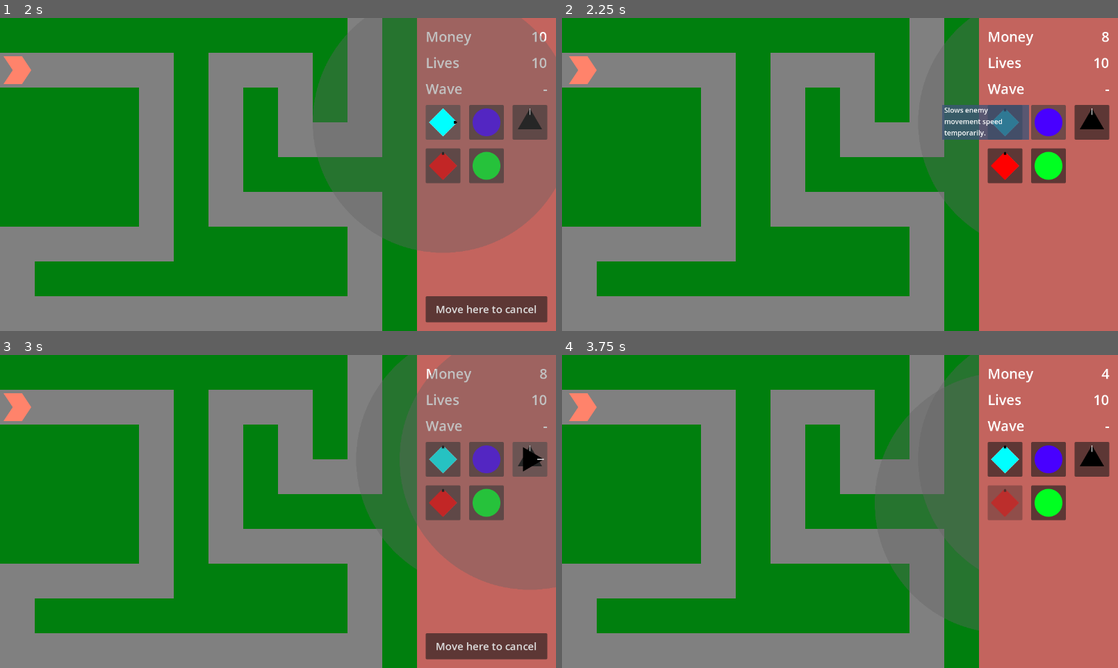
Above: before the commit, frames 1-4 (two rows, left to right).
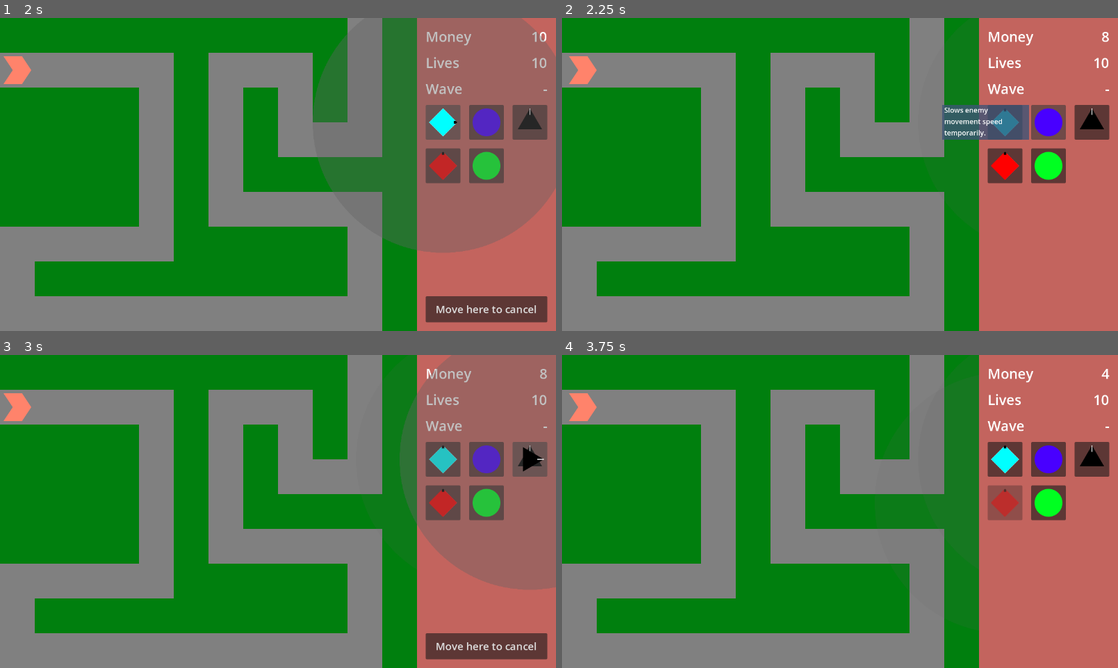
Above: after the commit, the same moments.

Repository: phrasmotica/godot-tower-defence
Game: Godot game, scene res://scenes/game.tscn
Two runs of this game, one before a commit and one after it. Both use one fixed random seed, a clock stepped at 60 frames per second and the inputs below.
Inputs (mouse positions are in pixels of both pictures, inside the frame that each line leads up to):
- Up to frame 1 (2 s): click "Play path 0" at 0.5 s; click (444, 121) at 1.25 s
- Up to frame 2 (2.25 s): click (1051, 121) at 2 s
- Up to frame 3 (3 s): click (528, 458) at 2.75 s
- Up to frame 4 (3.75 s): click (1006, 502) at 3.5 s

Frame 1 is identical in both runs. In frame 2, 3.4% of the frame differs, in the area x 65-75%, y 0-69%; in frame 3, 3.2%; in frame 4, 7.2%, in the area x 56-75%, y 0-88%.

Commit message:
Move range node underneath level manager, so that its scale can be adjusted when we change the base tower level's projectile range stat

Diff:
--- a/scenes/cannon_tower.tscn
+++ b/scenes/cannon_tower.tscn
@@ -14,6 +14,21 @@
 [sub_resource type="RectangleShape2D" id="RectangleShape2D_p0cbx"]
 size = Vector2(64, 64)
 
+[sub_resource type="AtlasTexture" id="AtlasTexture_fxpcc"]
+atlas = ExtResource("3_so6nu")
+region = Rect2(0, 0, 72, 72)
+
+[sub_resource type="SpriteFrames" id="SpriteFrames_7prn5"]
+animations = [{
+"frames": [{
+"duration": 1.0,
+"texture": SubResource("AtlasTexture_fxpcc")
+}],
+"loop": true,
+"name": &"default",
+"speed": 5.0
+}]
+
 [sub_resource type="AtlasTexture" id="AtlasTexture_xedab"]
 atlas = ExtResource("2_mmj6w")
 region = Rect2(0, 0, 2000, 2000)
@@ -23,21 +38,6 @@
 "frames": [{
 "duration": 1.0,
 "texture": SubResource("AtlasTexture_xedab")
-}],
-"loop": true,
-"name": &"default",
-"speed": 5.0
-}]
-
-[sub_resource type="AtlasTexture" id="AtlasTexture_fxpcc"]
-atlas = ExtResource("3_so6nu")
-region = Rect2(0, 0, 72, 72)
-
-[sub_resource type="SpriteFrames" id="SpriteFrames_7prn5"]
-animations = [{
-"frames": [{
-"duration": 1.0,
-"texture": SubResource("AtlasTexture_fxpcc")
 }],
 "loop": true,
 "name": &"default",
@@ -290,12 +290,6 @@
 [node name="CollisionShape" type="CollisionShape2D" parent="CollisionArea"]
 shape = SubResource("RectangleShape2D_p0cbx")
 
-[node name="Range" type="Node2D" parent="."]
-
-[node name="RangeSprite" type="AnimatedSprite2D" parent="Range"]
-scale = Vector2(0.3, 0.3)
-sprite_frames = SubResource("SpriteFrames_ocubu")
-
 [node name="Selection" type="Node2D" parent="."]
 visible = false
 
@@ -323,6 +317,12 @@
 [node name="Levels" type="Node2D" parent="." node_paths=PackedStringArray("base_level")]
 script = ExtResource("5_3jave")
 base_level = NodePath("Level0")
+
+[node name="Range" type="Node2D" parent="Levels"]
+
+[node name="RangeSprite" type="AnimatedSprite2D" parent="Levels/Range"]
+scale = Vector2(0.3, 0.3)
+sprite_frames = SubResource("SpriteFrames_ocubu")
 
 [node name="FiringLine" parent="Levels" instance=ExtResource("6_ngtcq")]
 
--- a/scenes/gun_tower.tscn
+++ b/scenes/gun_tower.tscn
@@ -16,6 +16,21 @@
 [sub_resource type="RectangleShape2D" id="RectangleShape2D_p0cbx"]
 size = Vector2(64, 64)
 
+[sub_resource type="AtlasTexture" id="AtlasTexture_fxpcc"]
+atlas = ExtResource("3_ksutm")
+region = Rect2(0, 0, 72, 72)
+
+[sub_resource type="SpriteFrames" id="SpriteFrames_7prn5"]
+animations = [{
+"frames": [{
+"duration": 1.0,
+"texture": SubResource("AtlasTexture_fxpcc")
+}],
+"loop": true,
+"name": &"default",
+"speed": 5.0
+}]
+
 [sub_resource type="AtlasTexture" id="AtlasTexture_xedab"]
 atlas = ExtResource("2_ryqgt")
 region = Rect2(0, 0, 2000, 2000)
@@ -25,21 +40,6 @@
 "frames": [{
 "duration": 1.0,
 "texture": SubResource("AtlasTexture_xedab")
-}],
-"loop": true,
-"name": &"default",
-"speed": 5.0
-}]
-
-[sub_resource type="AtlasTexture" id="AtlasTexture_fxpcc"]
-atlas = ExtResource("3_ksutm")
-region = Rect2(0, 0, 72, 72)
-
-[sub_resource type="SpriteFrames" id="SpriteFrames_7prn5"]
-animations = [{
-"frames": [{
-"duration": 1.0,
-"texture": SubResource("AtlasTexture_fxpcc")
 }],
 "loop": true,
 "name": &"default",
@@ -307,12 +307,6 @@
 [node name="CollisionShape" type="CollisionShape2D" parent="CollisionArea"]
 shape = SubResource("RectangleShape2D_p0cbx")
 
-[node name="Range" type="Node2D" parent="."]
-
-[node name="RangeSprite" type="AnimatedSprite2D" parent="Range"]
-scale = Vector2(0.3, 0.3)
-sprite_frames = SubResource("SpriteFrames_ocubu")
-
 [node name="Selection" type="Node2D" parent="."]
 visible = false
 
@@ -340,6 +334,12 @@
 [node name="Levels" type="Node2D" parent="." node_paths=PackedStringArray("base_level")]
 script = ExtResource("4_4tss6")
 base_level = NodePath("Level0")
+
+[node name="Range" type="Node2D" parent="Levels"]
+
+[node name="RangeSprite" type="AnimatedSprite2D" parent="Levels/Range"]
+scale = Vector2(0.3, 0.3)
+sprite_frames = SubResource("SpriteFrames_ocubu")
 
 [node name="FiringLine" parent="Levels" instance=ExtResource("6_dxx5i")]
 
--- a/scenes/poison_tower.tscn
+++ b/scenes/poison_tower.tscn
@@ -14,6 +14,21 @@
 [sub_resource type="RectangleShape2D" id="RectangleShape2D_p0cbx"]
 size = Vector2(64, 64)
 
+[sub_resource type="AtlasTexture" id="AtlasTexture_fxpcc"]
+atlas = ExtResource("3_lbivy")
+region = Rect2(0, 0, 72, 72)
+
+[sub_resource type="SpriteFrames" id="SpriteFrames_7prn5"]
+animations = [{
+"frames": [{
+"duration": 1.0,
+"texture": SubResource("AtlasTexture_fxpcc")
+}],
+"loop": true,
+"name": &"default",
+"speed": 5.0
+}]
+
 [sub_resource type="AtlasTexture" id="AtlasTexture_xedab"]
 atlas = ExtResource("2_tlln0")
 region = Rect2(0, 0, 2000, 2000)
@@ -23,21 +38,6 @@
 "frames": [{
 "duration": 1.0,
 "texture": SubResource("AtlasTexture_xedab")
-}],
-"loop": true,
-"name": &"default",
-"speed": 5.0
-}]
-
-[sub_resource type="AtlasTexture" id="AtlasTexture_fxpcc"]
-atlas = ExtResource("3_lbivy")
-region = Rect2(0, 0, 72, 72)
-
-[sub_resource type="SpriteFrames" id="SpriteFrames_7prn5"]
-animations = [{
-"frames": [{
-"duration": 1.0,
-"texture": SubResource("AtlasTexture_fxpcc")
 }],
 "loop": true,
 "name": &"default",
@@ -290,12 +290,6 @@
 [node name="CollisionShape" type="CollisionShape2D" parent="CollisionArea"]
 shape = SubResource("RectangleShape2D_p0cbx")
 
-[node name="Range" type="Node2D" parent="."]
-
-[node name="RangeSprite" type="AnimatedSprite2D" parent="Range"]
-scale = Vector2(0.2, 0.2)
-sprite_frames = SubResource("SpriteFrames_ocubu")
-
 [node name="Selection" type="Node2D" parent="."]
 visible = false
 
@@ -323,6 +317,12 @@
 [node name="Levels" type="Node2D" parent="." node_paths=PackedStringArray("base_level")]
 script = ExtResource("5_aaghm")
 base_level = NodePath("Level0")
+
+[node name="Range" type="Node2D" parent="Levels"]
+
+[node name="RangeSprite" type="AnimatedSprite2D" parent="Levels/Range"]
+scale = Vector2(0.2, 0.2)
+sprite_frames = SubResource("SpriteFrames_ocubu")
 
 [node name="FiringLine" parent="Levels" instance=ExtResource("6_2ba6q")]
 visible = false
--- a/scenes/slow_tower.tscn
+++ b/scenes/slow_tower.tscn
@@ -17,6 +17,21 @@
 [sub_resource type="RectangleShape2D" id="RectangleShape2D_p0cbx"]
 size = Vector2(64, 64)
 
+[sub_resource type="AtlasTexture" id="AtlasTexture_fxpcc"]
+atlas = ExtResource("3_c5d30")
+region = Rect2(0, 0, 72, 72)
+
+[sub_resource type="SpriteFrames" id="SpriteFrames_7prn5"]
+animations = [{
+"frames": [{
+"duration": 1.0,
+"texture": SubResource("AtlasTexture_fxpcc")
+}],
+"loop": true,
+"name": &"default",
+"speed": 5.0
+}]
+
 [sub_resource type="AtlasTexture" id="AtlasTexture_xedab"]
 atlas = ExtResource("2_oryv4")
 region = Rect2(0, 0, 2000, 2000)
@@ -26,21 +41,6 @@
 "frames": [{
 "duration": 1.0,
 "texture": SubResource("AtlasTexture_xedab")
-}],
-"loop": true,
-"name": &"default",
-"speed": 5.0
-}]
-
-[sub_resource type="AtlasTexture" id="AtlasTexture_fxpcc"]
-atlas = ExtResource("3_c5d30")
-region = Rect2(0, 0, 72, 72)
-
-[sub_resource type="SpriteFrames" id="SpriteFrames_7prn5"]
-animations = [{
-"frames": [{
-"duration": 1.0,
-"texture": SubResource("AtlasTexture_fxpcc")
 }],
 "loop": true,
 "name": &"default",
@@ -323,12 +323,6 @@
 [node name="CollisionShape" type="CollisionShape2D" parent="CollisionArea"]
 shape = SubResource("RectangleShape2D_p0cbx")
 
-[node name="Range" type="Node2D" parent="."]
-
-[node name="RangeSprite" type="AnimatedSprite2D" parent="Range"]
-scale = Vector2(0.2, 0.2)
-sprite_frames = SubResource("SpriteFrames_ocubu")
-
 [node name="Selection" type="Node2D" parent="."]
 visible = false
 
@@ -356,6 +350,12 @@
 [node name="Levels" type="Node2D" parent="." node_paths=PackedStringArray("base_level")]
 script = ExtResource("5_t5pdt")
 base_level = NodePath("Level0")
+
+[node name="Range" type="Node2D" parent="Levels"]
+
+[node name="RangeSprite" type="AnimatedSprite2D" parent="Levels/Range"]
+scale = Vector2(0.2, 0.2)
+sprite_frames = SubResource("SpriteFrames_ocubu")
 
 [node name="FiringLine" parent="Levels" instance=ExtResource("6_bxxxn")]
 visible = false
--- a/scenes/sniper_tower.tscn
+++ b/scenes/sniper_tower.tscn
@@ -13,6 +13,21 @@
 [sub_resource type="RectangleShape2D" id="RectangleShape2D_p0cbx"]
 size = Vector2(64, 64)
 
+[sub_resource type="AtlasTexture" id="AtlasTexture_fxpcc"]
+atlas = ExtResource("3_sg6wu")
+region = Rect2(0, 0, 72, 72)
+
+[sub_resource type="SpriteFrames" id="SpriteFrames_7prn5"]
+animations = [{
+"frames": [{
+"duration": 1.0,
+"texture": SubResource("AtlasTexture_fxpcc")
+}],
+"loop": true,
+"name": &"default",
+"speed": 5.0
+}]
+
 [sub_resource type="AtlasTexture" id="AtlasTexture_xedab"]
 atlas = ExtResource("2_nvfga")
 region = Rect2(0, 0, 2000, 2000)
@@ -22,21 +37,6 @@
 "frames": [{
 "duration": 1.0,
 "texture": SubResource("AtlasTexture_xedab")
-}],
-"loop": true,
-"name": &"default",
-"speed": 5.0
-}]
-
-[sub_resource type="AtlasTexture" id="AtlasTexture_fxpcc"]
-atlas = ExtResource("3_sg6wu")
-region = Rect2(0, 0, 72, 72)
-
-[sub_resource type="SpriteFrames" id="SpriteFrames_7prn5"]
-animations = [{
-"frames": [{
-"duration": 1.0,
-"texture": SubResource("AtlasTexture_fxpcc")
 }],
 "loop": true,
 "name": &"default",
@@ -285,12 +285,6 @@
 [node name="CollisionShape" type="CollisionShape2D" parent="CollisionArea"]
 shape = SubResource("RectangleShape2D_p0cbx")
 
-[node name="Range" type="Node2D" parent="."]
-
-[node name="RangeSprite" type="AnimatedSprite2D" parent="Range"]
-scale = Vector2(0.4, 0.4)
-sprite_frames = SubResource("SpriteFrames_ocubu")
-
 [node name="Selection" type="Node2D" parent="."]
 visible = false
 
@@ -318,6 +312,12 @@
 [node name="Levels" type="Node2D" parent="." node_paths=PackedStringArray("base_level")]
 script = ExtResource("5_0kjs1")
 base_level = NodePath("Level0")
+
+[node name="Range" type="Node2D" parent="Levels"]
+
+[node name="RangeSprite" type="AnimatedSprite2D" parent="Levels/Range"]
+scale = Vector2(0.4, 0.4)
+sprite_frames = SubResource("SpriteFrames_ocubu")
 
 [node name="FiringLine" parent="Levels" instance=ExtResource("6_r2dx8")]
 shooting_range = 4
--- a/scripts/tower.gd
+++ b/scripts/tower.gd
@@ -11,8 +11,6 @@
 @export_range(1, 10)
 var price: int = 1
 
-@onready var range_node = $Range
-@onready var range_sprite = $Range/RangeSprite
 @onready var selection_node = $Selection
 @onready var levels_node = $Levels
 @onready var animation_player: AnimationPlayer = $Levels/AnimationPlayer
@@ -37,7 +35,7 @@
 	adjust_range(levels_node.get_current_level().stats.projectile_range)
 
 	if is_placing():
-		range_node.show()
+		levels_node.show_range()
 
 func _process(delta):
 	if is_placing():
@@ -78,10 +76,10 @@
 	tower_mode = TowerMode.DISABLED
 
 func set_default_look():
-	range_sprite.modulate = Color.WHITE
+	levels_node.set_default_look()
 
 func set_error_look():
-	range_sprite.modulate = Color.RED
+	levels_node.set_error_look()
 
 func scan(delta):
 	var near_enemy = get_near_enemy(false)
@@ -128,12 +126,12 @@
 
 func select():
 	selection_node.show()
-	range_node.show()
+	levels_node.show_range()
 	is_selected = true
 
 func deselect():
 	selection_node.hide()
-	range_node.hide()
+	levels_node.hide_range()
 	is_selected = false
 
 	on_deselected.emit()
@@ -159,20 +157,17 @@
 	return next_level
 
 func adjust_range(projectile_range: int):
-	var range_scale := float(projectile_range) / 10
-	range_sprite.scale = Vector2(range_scale, range_scale)
-
 	levels_node.adjust_range(projectile_range)
 
 func _on_detect_mouse_mouse_entered():
 	if not is_placing():
-		range_node.show()
+		levels_node.show_range()
 
 func _on_detect_mouse_mouse_exited():
 	# this fires before mouse_entered after we have just placed the tower,
 	# so make sure we don't hide the range right after placing the tower
 	if not is_placing() and not just_placed and not is_selected:
-		range_node.hide()
+		levels_node.hide_range()
 
 	if just_placed:
 		just_placed = false
--- a/scripts/tower_level_manager.gd
+++ b/scripts/tower_level_manager.gd
@@ -1,6 +1,8 @@
 @tool
 class_name TowerLevelManager extends Node2D
 
+@onready var range_node: Node2D = $Range
+@onready var range_sprite: AnimatedSprite2D = $Range/RangeSprite
 @onready var firing_line: FiringLine = $FiringLine
 @onready var effect_area: Area2D = $EffectArea
 @onready var animation_player: AnimationPlayer = $AnimationPlayer
@@ -27,6 +29,12 @@
 signal created_projectile(projectile: Projectile)
 signal created_effect(effect: Effect)
 signal created_bolt
+
+func set_default_look():
+	range_sprite.modulate = Color.WHITE
+
+func set_error_look():
+	range_sprite.modulate = Color.RED
 
 func start_warmup():
 	animation_player.play("warmup")
@@ -117,9 +125,16 @@
 	# slowly changes the rotation to face the angle
 	rotation = move_toward(rotation, angle_to_enemy, delta * rotate_speed)
 
+func show_range():
+	range_node.show()
+
+func hide_range():
+	range_node.hide()
+
 func adjust_range(projectile_range: int):
-	# TODO: bring range sprite under the level manager, so it can
-	# be adjusted here also
+	var range_scale := float(projectile_range) / 10
+	range_sprite.scale = Vector2(range_scale, range_scale)
+
 	firing_line.shooting_range = projectile_range
 
 func adjust_effect_range(_effect_range: int):
